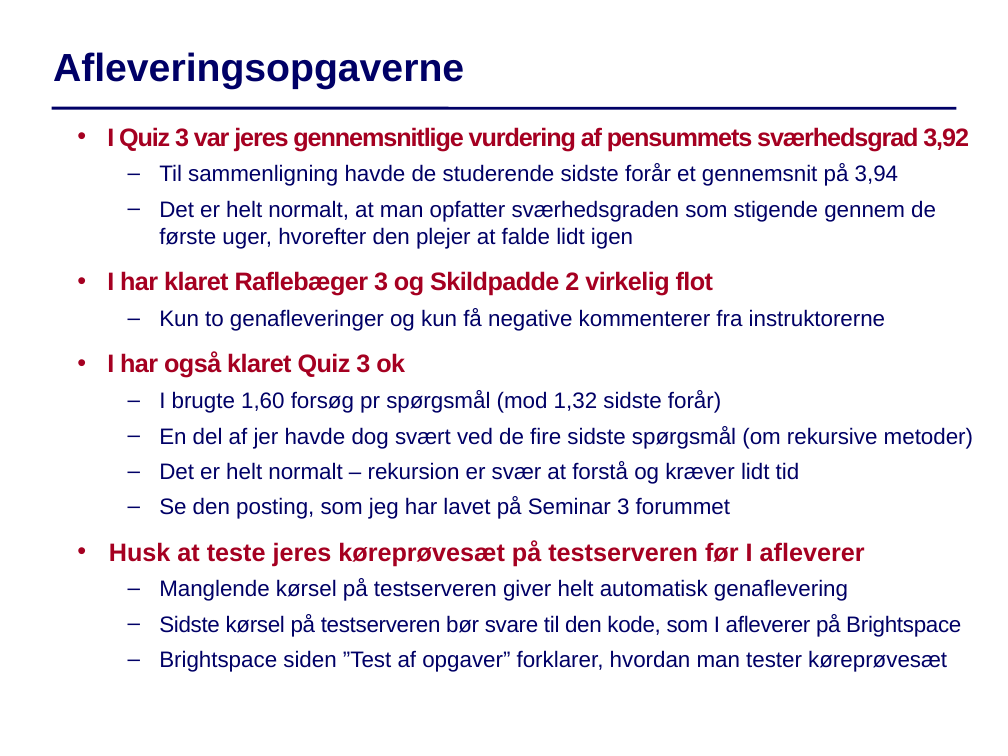
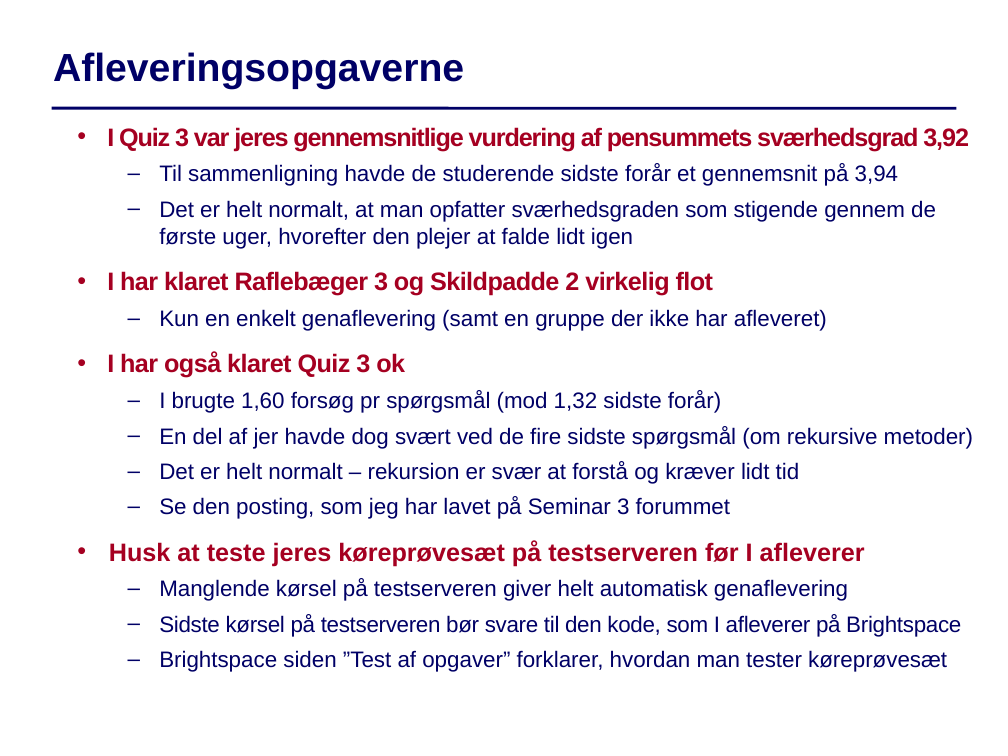
Before and after one commit to IntProgAU/Materiale, a slide deck: slide 2 of web/g22/status/Status4.pptx. Drawn at 1008x756 pixels with LibreOffice and Linux fonts; fonts in the diff are those of the drawing. Boxes give left, top, right and bottom in pixels: in the first picture for what was removed or moved away, otherwise in the second. Text is boxed around its words. In the diff, an @@ line names an element or a change of style, - is before the commit and + after.

```diff
--- a/web/g22/status/Status4.pptx
+++ b/web/g22/status/Status4.pptx
@@ text at bbox=[159, 309, 827, 331]: text changed @@
-  – Kun to genafleveringer og kun få negative kommenterer fra instruktorerne
+  – Kun en enkelt genaflevering (samt en gruppe der ikke har afleveret)
```
